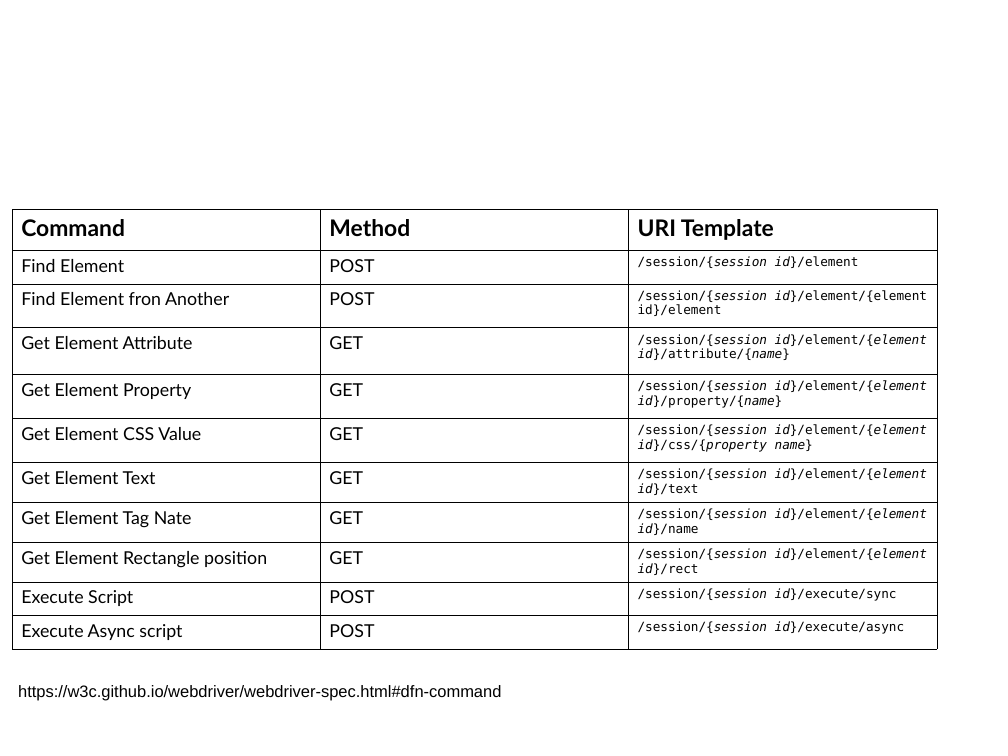
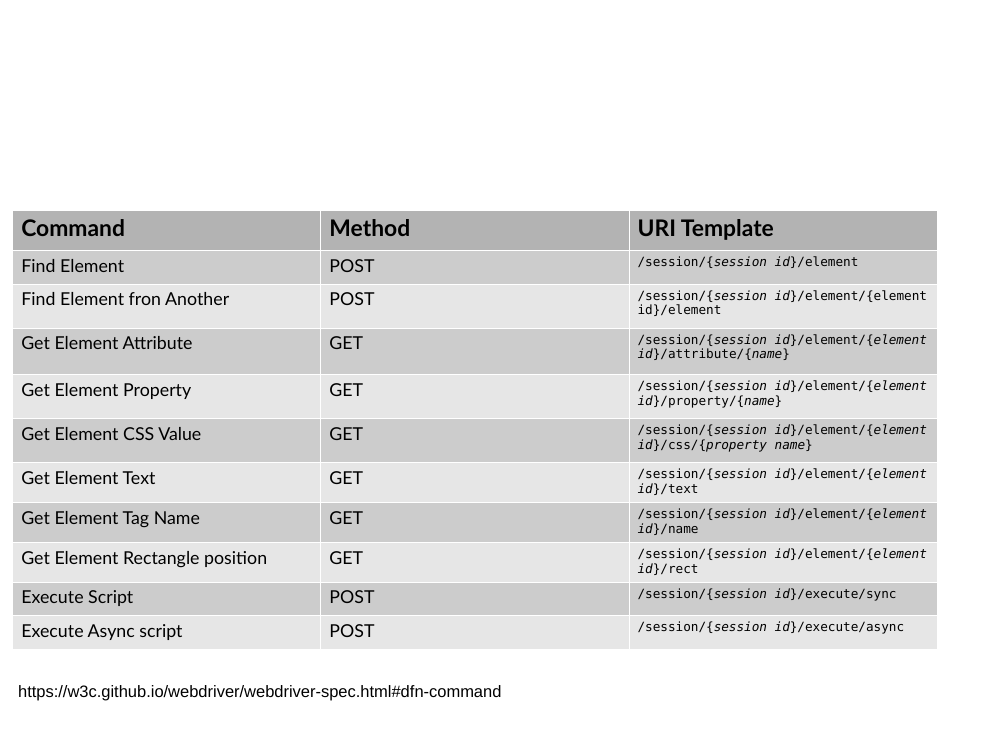
Before and after one commit to sergueik/selenium_java, a slide deck: slide 7 of protractor/jProtractor.odp. Drawn at 1008x756 pixels with LibreOffice and Linux fonts; fonts in the diff are those of the drawing; background and template pictures are left out. Boxes give left, top, right and bottom in pixels: in the first picture for what was removed or moved away, otherwise in the second. Text is boxed around its words. In the diff, an @@ line names an element or a change of style, - is before the commit and + after.

```diff
--- a/protractor/jProtractor.odp
+++ b/protractor/jProtractor.odp
@@ table at bbox=[13, 209, 938, 649] @@
-row 8, column 1: Get Element Tag Nate
+row 8, column 1: Get Element Tag Name
@@ fill none to #B3B3B3 in row 1 @@
@@ fill none to #CCCCCC in 15 cells @@
@@ fill none to #E6E6E6 in 15 cells @@
@@ borders changed @@
```
Also in this commit, not shown: 5 other slides changed, 1 slide added, 1 other file.
